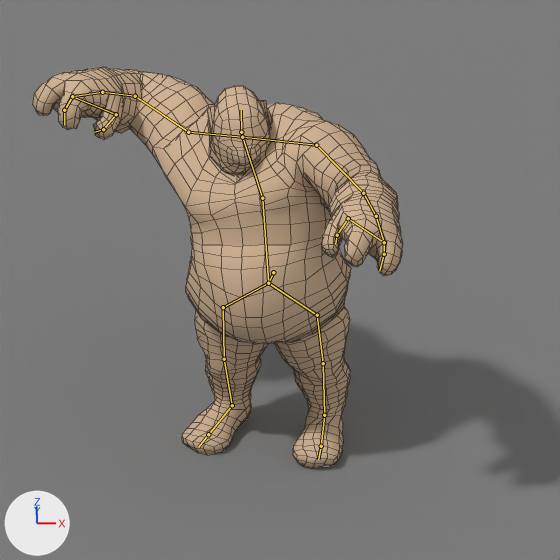
The Blender file enemies/ogre/ogre_animations.blend: old version first, new version second.
Camera for both pictures: the file's camera 'Camera'. The lights are fixed; the arrows at lower left show +X, +Y and +Z. Both versions are drawn at frame 3 of the action 'Punch'; the numbers are the values there. The bones that bend it are drawn over the model as lines. Mesh edges are drawn as thin lines.

Names of what the first picture shows: 'OgreLow', 'ShadowPlane'.
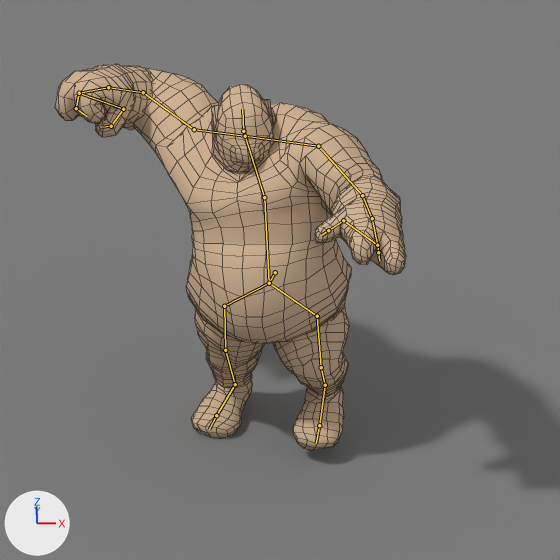
The change, as a diff of the scene's bpy script:
```diff
--- a/enemies/ogre/ogre_animations.blend.py
+++ b/enemies/ogre/ogre_animations.blend.py
@@ bone_rig_object @@
 bone_rig_object = bpy.data.objects['OgreArm']  # the whole rig 'OgreArm'
-bone_rig_object.rotation_euler = (0.0, 0.0, 232.5)  # degrees (0, 0, 13323)
+bone_rig_object.rotation_euler = (0.0, 0.0, 0.0)  # degrees (0, 0, 0)
@@ bone_finger1_left @@
 bone_finger1_left = bpy.data.objects['OgreArm'].pose.bones['Finger1.Left']  # child of 'Hand.Left'
-bone_finger1_left.rotation_quaternion = (0.994, -0.094, 0.024, -0.051)  # degrees (-11, 2, -6)
+bone_finger1_left.rotation_quaternion = (0.993, 0.089, 0.032, -0.066)  # degrees (10, 4, -7)
@@ bone_finger2_left @@
 bone_finger2_left = bpy.data.objects['OgreArm'].pose.bones['Finger2.Left']  # child of 'Finger1.Left'
-bone_finger2_left.rotation_quaternion = (0.979, -0.188, 0.065, -0.037)  # degrees (-22, 6, -6)
+bone_finger2_left.rotation_quaternion = (0.993, 0.073, 0.088, -0.032)  # degrees (8, 10, -3)
@@ bone_thumb1_left @@
 bone_thumb1_left = bpy.data.objects['OgreArm'].pose.bones['Thumb1.Left']  # child of 'ThumbBridge.Left'
-bone_thumb1_left.rotation_quaternion = (0.961, -0.263, 0.026, -0.076)  # degrees (-31, 1, -9)
+bone_thumb1_left.rotation_quaternion = (0.981, -0.144, -0.111, 0.062)  # degrees (-18, -12, 9)
@@ bone_thumb2_left @@
 bone_thumb2_left = bpy.data.objects['OgreArm'].pose.bones['Thumb2.Left']  # child of 'Thumb1.Left'
-bone_thumb2_left.rotation_quaternion = (0.982, -0.164, -0.006, 0.098)  # degrees (-19, 1, 11)
+bone_thumb2_left.rotation_quaternion = (1.0, 0.0, 0.0, 0.0)  # degrees (0, 0, 0)
@@ bone_hand_right @@
 bone_hand_right = bpy.data.objects['OgreArm'].pose.bones['Hand.Right']  # child of 'Forearm.Right'
-bone_hand_right.rotation_quaternion = (1.0, 0.0, 0.0, 0.0)  # degrees (0, 0, 0)
+bone_hand_right.rotation_quaternion = (0.999, -0.02, 0.026, -0.028)  # degrees (-2, 3, -3)
@@ bone_thumb1_right @@
 bone_thumb1_right = bpy.data.objects['OgreArm'].pose.bones['Thumb1.Right']  # child of 'ThumbBridge.Right'
-bone_thumb1_right.rotation_quaternion = (0.89, -0.389, 0.228, 0.06)  # degrees (-48, 27, -5)
+bone_thumb1_right.rotation_quaternion = (0.854, -0.425, 0.269, 0.137)  # degrees (-53, 35, 0)
@@ bone_thumb2_right @@
 bone_thumb2_right = bpy.data.objects['OgreArm'].pose.bones['Thumb2.Right']  # child of 'Thumb1.Right'
-bone_thumb2_right.rotation_quaternion = (0.949, -0.194, -0.044, -0.244)  # degrees (-21, -10, -27)
+bone_thumb2_right.rotation_quaternion = (0.885, -0.23, -0.125, -0.385)  # degrees (-20, -24, -43)
@@ bone_finger1_right @@
 bone_finger1_right = bpy.data.objects['OgreArm'].pose.bones['Finger1.Right']  # child of 'Hand.Right'
-bone_finger1_right.rotation_quaternion = (0.901, -0.427, -0.072, 0.035)  # degrees (-51, -6, 7)
+bone_finger1_right.rotation_quaternion = (0.825, -0.555, 0.096, 0.034)  # degrees (-68, 11, -3)
@@ bone_finger2_right @@
 bone_finger2_right = bpy.data.objects['OgreArm'].pose.bones['Finger2.Right']  # child of 'Finger1.Right'
-bone_finger2_right.rotation_quaternion = (0.922, -0.376, -0.073, 0.062)  # degrees (-45, -5, 10)
+bone_finger2_right.rotation_quaternion = (0.831, -0.546, -0.09, 0.059)  # degrees (-67, -5, 11)
@@ bone_thigh_right @@
 bone_thigh_right = bpy.data.objects['OgreArm'].pose.bones['Thigh.Right']  # child of 'Hip.Right'
-bone_thigh_right.rotation_quaternion = (0.982, -0.173, 0.075, 0.001)  # degrees (-20, 8, -1)
+bone_thigh_right.rotation_quaternion = (0.996, 0.005, 0.085, 0.035)  # degrees (1, 10, 4)
@@ bone_shin_right @@
 bone_shin_right = bpy.data.objects['OgreArm'].pose.bones['Shin.Right']  # child of 'Thigh.Right'
-bone_shin_right.rotation_quaternion = (0.981, 0.189, 0.013, -0.04)  # degrees (22, 2, -4)
+bone_shin_right.rotation_quaternion = (0.992, 0.12, 0.007, -0.035)  # degrees (14, 1, -4)
@@ bone_foot_right @@
 bone_foot_right = bpy.data.objects['OgreArm'].pose.bones['Foot.Right']  # child of 'Shin.Right'
-bone_foot_right.rotation_quaternion = (1.0, -0.005, 0.004, 0.001)  # degrees (-1, 1, 0)
+bone_foot_right.rotation_quaternion = (0.992, -0.095, 0.009, -0.079)  # degrees (-11, 0, -9)
@@ bone_thigh_left @@
 bone_thigh_left = bpy.data.objects['OgreArm'].pose.bones['Thigh.Left']  # child of 'Hip.Left'
-bone_thigh_left.rotation_quaternion = (0.983, -0.082, -0.153, -0.052)  # degrees (-9, -18, -5)
+bone_thigh_left.rotation_quaternion = (0.906, -0.374, -0.165, -0.11)  # degrees (-44, -22, -5)
@@ bone_shin_left @@
 bone_shin_left = bpy.data.objects['OgreArm'].pose.bones['Shin.Left']  # child of 'Thigh.Left'
-bone_shin_left.rotation_quaternion = (0.995, 0.041, -0.058, 0.067)  # degrees (4, -7, 7)
+bone_shin_left.rotation_quaternion = (0.787, 0.574, -0.004, 0.226)  # degrees (69, -15, 21)
@@ bone_foot_left @@
 bone_foot_left = bpy.data.objects['OgreArm'].pose.bones['Foot.Left']  # child of 'Shin.Left'
-bone_foot_left.rotation_quaternion = (0.982, 0.05, -0.026, 0.179)  # degrees (5, -4, 20)
+bone_foot_left.rotation_quaternion = (0.978, -0.109, -0.044, 0.175)  # degrees (-13, -3, 21)
```

What differs and where, as boxes [x1, y1, x2, y2] in the pictures (560 x 560 px):
'OgreLow', posed
    before: [33, 67, 402, 468]
    after: [55, 64, 406, 450]
bone 'Finger1.Left', root to tip
    before: (384, 242) to (384, 254)
    after: (377, 245) to (378, 252)
bone 'Finger2.Left', root to tip
    before: (384, 254) to (379, 271)
    after: (378, 252) to (379, 261)
bone 'Thumb1.Left', root to tip
    before: (348, 218) to (337, 235)
    after: (343, 220) to (328, 230)
bone 'Thumb2.Left', root to tip
    before: (337, 235) to (335, 243)
    after: (328, 230) to (321, 235)
bone 'Hand.Right', root to tip
    before: (102, 92) to (72, 96)
    after: (108, 87) to (79, 93)
bone 'Thumb1.Right', root to tip
    before: (116, 114) to (103, 129)
    after: (123, 109) to (111, 126)
bone 'Thumb2.Right', root to tip
    before: (103, 129) to (94, 132)
    after: (111, 126) to (101, 127)
bone 'Finger1.Right', root to tip
    before: (72, 96) to (64, 110)
    after: (79, 93) to (76, 108)
bone 'Finger2.Right', root to tip
    before: (64, 110) to (64, 125)
    after: (76, 108) to (87, 116)
bone 'Thigh.Right', root to tip
    before: (223, 307) to (224, 359)
    after: (224, 306) to (225, 350)
bone 'Shin.Right', root to tip
    before: (224, 359) to (232, 405)
    after: (225, 350) to (235, 384)
bone 'Foot.Right', root to tip
    before: (232, 405) to (208, 434)
    after: (235, 384) to (216, 415)
bone 'Thigh.Left', root to tip
    before: (317, 315) to (323, 363)
    after: (317, 316) to (321, 367)
bone 'Shin.Left', root to tip
    before: (323, 363) to (324, 415)
    after: (321, 367) to (325, 385)
bone 'Foot.Left', root to tip
    before: (324, 415) to (321, 446)
    after: (325, 385) to (319, 425)
